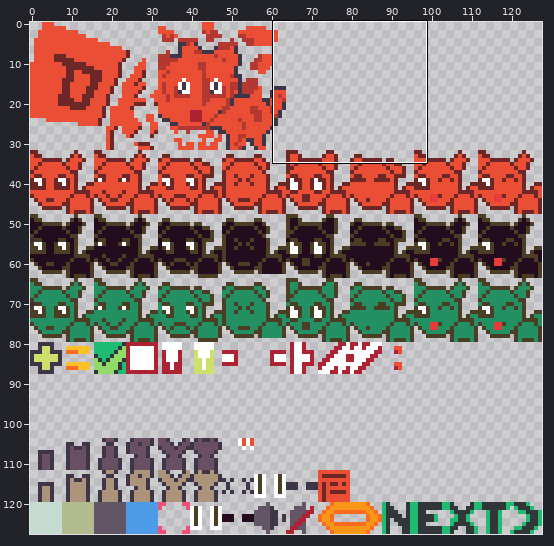
Two states of a sprite sheet, design/sprites_with_bg_alpha_working.png. The picture above shows the old version from afar; the outline marks the close-up.
Close-up. First the earlier version:
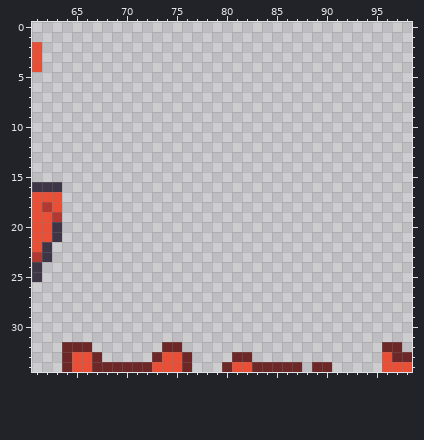
The file is 128x128 pixels. Shown: x 61..98, y 0..34.
New version:
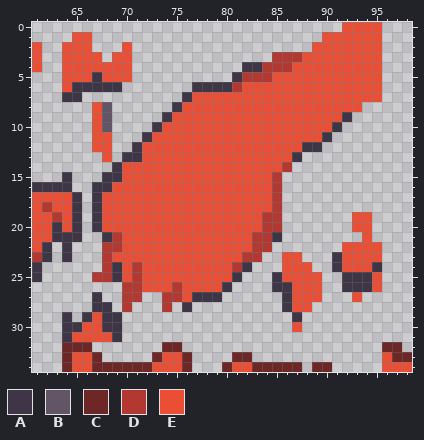
Palette (. is transparent): A #3e3546  B #625565  C #6e2727  D #b33831  E #ea4f36
Difference:
y 0: x 92..95 .... -> EEEE
y 1: x 65..66 .. -> EE; x 90..95 ...... -> EEEEEE
y 2: x 64..66 ... -> EEE; x 70 . -> E; x 89..95 ....... -> EEEEEEE
y 3: x 64..67 .... -> EEEE; x 69..70 .. -> EE; x 85..95 ........... -> DDDEEEEEEEE
y 4: x 64..70 ....... -> EEEEEEE; x 82..95 .............. -> AADDDEEEEEEEEE
y 5: x 64..70 ....... -> EEEAEEE; x 81..95 ............... -> ADDDEEEEEEEEEEE
y 6: x 64..69 ...... -> EAAAAA; x 77..95 ................... -> AAAADEEEEEEEEEEEEEE
y 7: x 64..65 .. -> AA; x 76..95 .................... -> AEEEEEEEEEEEEEEEEEEE
y 8: x 67..68 .. -> EB; x 75..93 ................... -> AEEEEEEEEEEEEEEEEEE
y 9: x 67..68 .. -> EB; x 74..92 ................... -> AEEEEEEEEEEEEEEEEEA
y 10: x 67..68 .. -> EB; x 73..91 ................... -> AEEEEEEEEEEEEEEEEEA
y 11: x 67..68 .. -> EE; x 72..90 ................... -> AEEEEEEEEEEEEEEEEEA
y 12: x 67..68 .. -> EE; x 71..89 ................... -> AEEEEEEEEEEEEEEEEAA
y 13: x 68 . -> E; x 70..87 .................. -> AAEEEEEEEEEEEEEEEA
y 14: x 69..86 .................. -> AEEEEEEEEEEEEEEEED
y 15: x 64 . -> A; x 68..85 .................. -> AAEEEEEEEEEEEEEEED
y 16: x 64 . -> A; x 67..85 ................... -> AAEEEEEEEEEEEEEEEED
y 17..18: x 64..65 .. -> EA; x 67..85 ................... -> AEEEEEEEEEEEEEEEEED
y 19..20: x 64..65 .. -> EA; x 67..85 ................... -> AEEEEEEEEEEEEEEEEDD; x 93..94 .. -> EE
y 21: x 64..65 .. -> AA; x 68..85 .................. -> ADEEEEEEEEEEEEEDDA; x 94 . -> E
y 22: x 64 . -> A; x 68..84 ................. -> DDEEEEEEEEEEEEEDD; x 92..95 .... -> EEEE
y 23: x 64 . -> A; x 68..83 ................ -> DEEEEEEEEEEEEEDD; x 86..87 .. -> EE; x 91..95 ..... -> AEEEE
y 24: x 68..82 ............... -> DAEDEEEEEEEEEDA; x 86..88 ... -> EEE; x 91..95 ..... -> AEEEA
y 25: x 67..81 ............... -> DDAEDEEEEEEEEEA; x 85..89 ..... -> AEEEE; x 92..95 .... -> AAAE
y 26: x 70..80 ........... -> DDEEEDEEEEA; x 85..89 ..... -> AAEEE; x 92..95 .... -> AAAE
y 27: x 67 . -> A; x 70..71 .. -> DD; x 74..79 ...... -> DDEAAA; x 86..89 .... -> AEEE; x 93 . -> E
y 28: x 67..68 .. -> AA; x 70 . -> D; x 74 . -> D; x 76 . -> A; x 86..88 ... -> AEE
y 29: x 64 . -> A; x 66..69 .... -> AEAA; x 87 . -> A
y 30: x 64..69 ...... -> AAEEAA; x 87 . -> E
y 31: x 64..69 ...... -> AEEEEA
